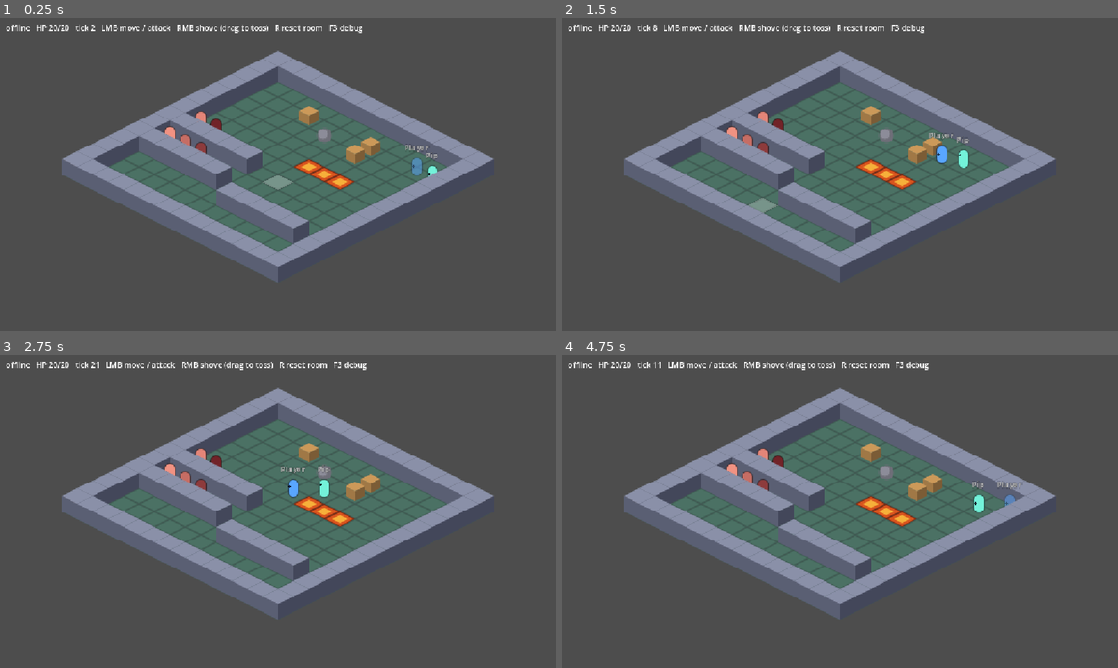
Above: before the commit, frames 1-4 (two rows, left to right).
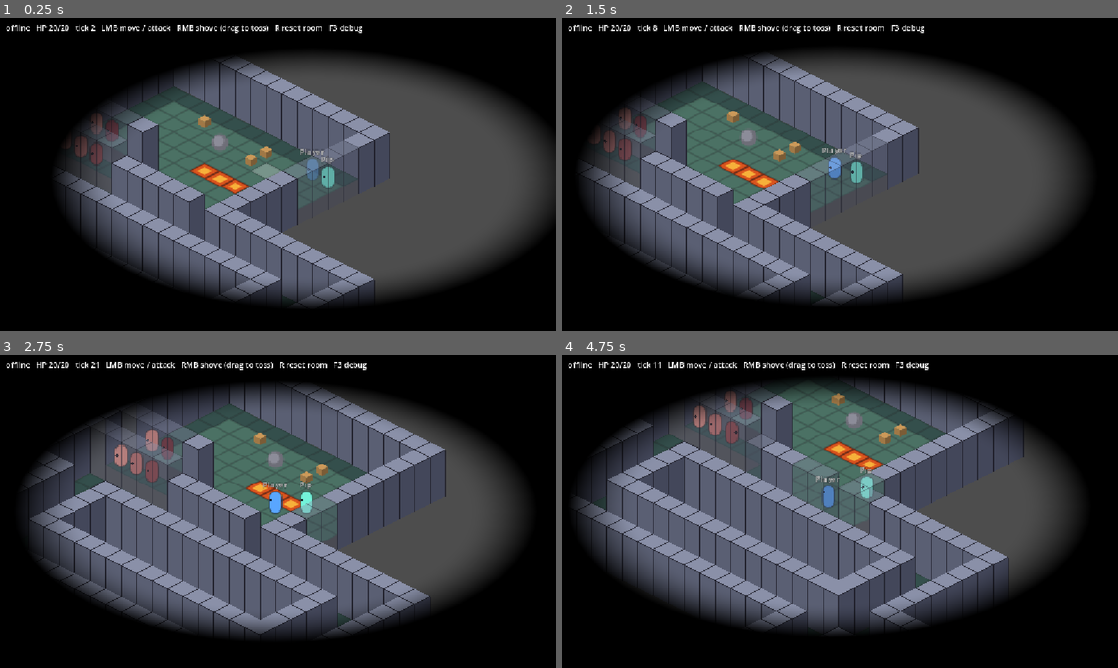
Above: after the commit, the same moments.

Repository: jeff-thinklightn-ing/psykinetic
Game: Godot game, scene res://main.tscn
Same seed, same stepped clock (60 frames per second), same inputs: the game is played once before the commit and once after it.
Inputs (mouse positions are in pixels of both pictures, inside the frame that each line leads up to):
- Up to frame 1 (0.25 s): no input
- Up to frame 2 (1.5 s): move the mouse to (962, 158) at 0.52 s; tap R at 0.6 s; click (962, 158) at 0.67 s; drag from (728, 190) to (812, 237) at 1.27 s
- Up to frame 3 (2.75 s): move the mouse to (333, 442) at 2.02 s; tap 9 at 2.1 s; click (333, 442) at 2.17 s
- Up to frame 4 (4.75 s): drag from (812, 574) to (673, 464) at 2.77 s; move the mouse to (1006, 558) at 3.52 s; tap R at 3.6 s; click (1006, 558) at 3.67 s; drag from (673, 464) to (756, 433) at 4.27 s

The runs differ from the first frame. In frame 1, 78% of the frame differs, in the area x 0-100%, y 0-100%; in frame 2, 80%; in frame 3, 80%; in frame 4, 80%.

Commit message:
Scale and space pass: one size table, drawn walls, 48x36 map, camera, fade
Sizes in tile heights in Iso.HEIGHTS (characters 1.5, walls 3, crates 0.8,
barrels 0.9, boulder 1.2); EntityFactory scales sprites to it. Walls are
WallBlocks drawn per tile with faces chosen from neighbours, translucent
while they would hide an entity; floor in front of a wall is shaded. The
map grows to 48x36 with the old room as a chamber and two corridors that
bend out of view; every tested tile is unchanged. The camera eases after
the local player; a distance fade blacks out beyond 12 tiles.
--screenshot=<path> saves the window on test exit.

CHANGELOG: v0.1.10

Co-Authored-By: Claude Fable 5.1 <noreply@anthropic.com>

Diff:
--- /dev/null
+++ b/art/barrel.svg
@@ -0,0 +1,8 @@
+<svg xmlns="http://www.w3.org/2000/svg" width="14" height="20" viewBox="0 0 14 20">
+  <!-- White so instances can tint it with modulate. The footprint is the bottom ellipse. -->
+  <ellipse cx="7" cy="16" rx="6.5" ry="3.5" fill="#9a9a9a"/>
+  <rect x="0.5" y="4" width="13" height="12" fill="#c8c8c8"/>
+  <rect x="0.5" y="7" width="13" height="1.5" fill="#8a8a8a"/>
+  <rect x="0.5" y="12" width="13" height="1.5" fill="#8a8a8a"/>
+  <ellipse cx="7" cy="4" rx="6.5" ry="3.5" fill="#ffffff" stroke="#000000" stroke-opacity="0.35"/>
+</svg>
--- a/entities/entity_factory.gd
+++ b/entities/entity_factory.gd
@@ -6,10 +6,10 @@
 ##
 ##   script   which GridEntity subclass to attach ("res://sim/monster.gd");
 ##            missing or not a GridEntity: the base class, logged once
-##   shape    "capsule" | "cube" | "sphere" | "slab" | "flat"; anything else
-##            is drawn as a capsule and logged once
+##   shape    "capsule" | "cube" | "barrel" | "sphere" | "slab" | "flat";
+##            anything else is drawn as a capsule and logged once
 ##   tint     Color for the sprite (optional)
-##   scale    uniform float (optional, 1.0)
+##   scale    uniform float on top of the shape's size (optional, 1.0)
 ##   label    name drawn over the sprite (optional)
 ##   name     node name
 ##   tile     start tile
@@ -26,14 +26,17 @@
 ## Bump when the meaning of a spawn spec changes in a way an older client
 ## would get wrong. Part of Net.protocol().
 const SPEC_VERSION := 2
-## Placeholder art per shape, and where the sprite sits so its feet are on
-## the tile. Shapes with a face get the small facing pip.
+## Placeholder art per shape. Each sprite is scaled so it stands
+## Iso.HEIGHTS[shape] tile heights tall, and placed so the texture row
+## "foot" (where the body meets the ground) sits on the tile's centre.
+## Shapes with a face get the small facing pip.
 const SHAPES := {
-	"capsule": {"texture": preload("res://art/capsule.svg"), "offset": Vector2(0, -8), "facing": true},
-	"cube": {"texture": preload("res://art/crate.svg"), "offset": Vector2(0, -5), "facing": false},
-	"sphere": {"texture": preload("res://art/sphere.svg"), "offset": Vector2(0, -6), "facing": false},
-	"slab": {"texture": preload("res://art/slab.svg"), "offset": Vector2(0, -3), "facing": false},
-	"flat": {"texture": preload("res://art/flat.svg"), "offset": Vector2(0, 0), "facing": false},
+	"capsule": {"texture": preload("res://art/capsule.svg"), "foot": 18.0, "facing": true},
+	"cube": {"texture": preload("res://art/crate.svg"), "foot": 15.0, "facing": false},
+	"barrel": {"texture": preload("res://art/barrel.svg"), "foot": 16.0, "facing": false},
+	"sphere": {"texture": preload("res://art/sphere.svg"), "foot": 9.5, "facing": false},
+	"slab": {"texture": preload("res://art/slab.svg"), "foot": 10.0, "facing": false},
+	"flat": {"texture": preload("res://art/flat.svg"), "foot": 5.0, "facing": false},
 }
 
 static var _warned: Dictionary[String, bool] = {}
@@ -48,8 +51,11 @@
 
 	var shape := shape_for(spec)
 	var sprite: Sprite2D = entity.get_node("Sprite")
-	sprite.texture = shape["texture"]
-	sprite.position = shape["offset"]
+	var texture: Texture2D = shape["texture"]
+	sprite.texture = texture
+	var size := Iso.height_px(shape_name_for(spec)) / texture.get_height()
+	sprite.scale = Vector2(size, size)
+	sprite.position = Vector2(0, -(float(shape["foot"]) - texture.get_height() * 0.5) * size)
 	if shape["facing"]:
 		var pip := Polygon2D.new()
 		pip.name = "Facing"
@@ -112,6 +118,12 @@
 	return SHAPES[DEFAULT_SHAPE]
 
 
+## The SHAPES key a spec resolves to (DEFAULT_SHAPE for an unknown one).
+static func shape_name_for(spec: Dictionary) -> String:
+	var shape := str(spec.get("shape", DEFAULT_SHAPE))
+	return shape if SHAPES.has(shape) else DEFAULT_SHAPE
+
+
 ## The short type name for logs: "monster" for res://sim/monster.gd.
 static func type_name(spec: Dictionary) -> String:
 	var path := str(spec.get("script", ""))
--- a/main.gd
+++ b/main.gd
@@ -6,24 +6,53 @@
 const FLOOR_SOURCE := 0
 const WALL_SOURCE := 1
 const FIRE_SOURCE := 2
+## Floor in front of a wall (the wall to its -x or -y side) is drawn darker.
+const SHADED_FLOOR := Color(0.7, 0.7, 0.76)
+## Camera: the fraction of the remaining distance to the player closed per
+## second, as an exponential rate. Higher is tighter.
+const CAMERA_FOLLOW_RATE := 6.0
+## Where the camera starts (and stays on a dedicated server): the chamber.
+const CHAMBER_CENTRE := Vector2i(6, 6)
 ## 14x14. '#' wall, '.' floor, '~' fire. The corridor is row 8, x 1..5, with
 ## its dead end at x 1. Under the wall at row 10, rows 11-12 x 7..11 are a
 ## two-wide passage open at both ends, where two players can pass each other.
 const LEVEL: Array[String] = [
-	"##############",
-	"#............#",
-	"#............#",
-	"#............#",
-	"#............#",
-	"#......~~~...#",
-	"#............#",
-	"######.......#",
-	"#............#",
-	"######.......#",
-	"#......#####.#",
-	"#............#",
-	"#............#",
-	"##############",
+	"##############                                  ",
+	"#............#                                  ",
+	"#............#                                  ",
+	"#............#                                  ",
+	"#............#                                  ",
+	"#......~~~...#                                  ",
+	"#............#                                  ",
+	"######.......#                                  ",
+	"#............#                                  ",
+	"######.......#                                  ",
+	"#......#####.##########                         ",
+	"#.....................#                         ",
+	"#.....................#                         ",
+	"###..###############..#                         ",
+	"  #..#             #..#                         ",
+	"  #..#             #..#                         ",
+	"  #..#             #..#                         ",
+	"  #..###############..##########                ",
+	"  #............................#                ",
+	"  #............................#                ",
+	"  ##################..#######..#                ",
+	"                   #..#     #..#                ",
+	"                   #..#     #..#                ",
+	"                   #..#     #..#                ",
+	"                   #..#     #..#                ",
+	"                   #..#     #..#                ",
+	"                   #..#     #..#                ",
+	"                   #..#     #..#                ",
+	"                   #..#     #..#                ",
+	"                   #..#     #..#                ",
+	"                   #..#     #..#                ",
+	"                   ####     #..#                ",
+	"                            #..#                ",
+	"                            #..#                ",
+	"                            #..#                ",
+	"                            ####                ",
 ]
 const MONSTER := "res://sim/monster.gd"
 const PUSHABLE := "res://sim/pushable.gd"
@@ -44,7 +73,7 @@
 	{"script": PUSHABLE, "shape": "cube", "name": "Crate2", "tile": Vector2i(8, 3), "tint": Color(0.8, 0.6, 0.35)},
 	{"script": PUSHABLE, "shape": "cube", "name": "Crate3", "tile": Vector2i(4, 2), "tint": Color(0.8, 0.6, 0.35)},
 	{"script": PUSHABLE, "shape": "sphere", "name": "Boulder", "tile": Vector2i(6, 3), "tint": Color(0.55, 0.55, 0.6),
-		"scale": 1.4, "props": {"mass": 200.0, "body_material": GridEntity.BodyMaterial.STONE}},
+		"props": {"mass": 200.0, "body_material": GridEntity.BodyMaterial.STONE}},
 ]
 ## A joining peer's player takes the first of these that is free.
 const PLAYER_STARTS: Array[Vector2i] = [
@@ -131,6 +160,9 @@
 @onready var hud: Label = $HUD/Label
 @onready var debug_overlay: Label = $HUD/Debug
 @onready var toss_aim: Line2D = $TossAim
+@onready var fade: DistanceFade = $Fade
+## Every wall block, for the per-frame see-through check.
+var _wall_blocks: Array[WallBlock] = []
 
 
 func _ready() -> void:
@@ -140,8 +172,8 @@
 			Iso.tile_to_local(probe), ground.map_to_local(probe)])
 
 	_paint_level()
-	var last_tile := Vector2i(LEVEL[0].length() - 1, LEVEL.size() - 1)
-	camera.position = (Iso.tile_to_local(Vector2i.ZERO) + Iso.tile_to_local(last_tile)) * 0.5
+	camera.position = Iso.tile_to_local(CHAMBER_CENTRE)
+	fade.visible = false
 
 	# Every peer builds entities the same way; only the server decides when.
 	spawner.spawn_function = _build_entity
@@ -196,7 +228,9 @@
 	Net.message_received.connect(_on_message)
 
 
-func _process(_delta: float) -> void:
+func _process(delta: float) -> void:
+	_follow_player(delta)
+	_reveal_behind_walls()
 	var hovered := _entity_under_mouse()
 	var tile := hovered.tile if hovered != null else _mouse_tile()
 	cursor.visible = World.is_walkable(tile)
@@ -304,6 +338,35 @@
 	var tip := tail + along * TOSS_AIM_LENGTH
 	toss_aim.points = PackedVector2Array([
 		tail, tip, tip + along.rotated(2.6) * 7.0, tip, tip + along.rotated(-2.6) * 7.0])
+
+
+## A wall block that would hide an entity is drawn translucent while it does.
+func _reveal_behind_walls() -> void:
+	if DisplayServer.get_name() == "headless":
+		return
+	var tiles: Array[Vector2i] = []
+	for entity in World.get_entities():
+		if entity.spawned:
+			tiles.append(entity.tile)
+	for block in _wall_blocks:
+		var covering := false
+		for tile in tiles:
+			if block.hides(tile):
+				covering = true
+				break
+		block.set_see_through(covering)
+
+
+## The camera eases toward the local player, a little behind it; the fade
+## sits on it. With no player (dedicated server, dead) both stay put.
+func _follow_player(delta: float) -> void:
+	var player := _local_player()
+	if player == null:
+		return
+	var rate := 1.0 - exp(-CAMERA_FOLLOW_RATE * delta)
+	camera.position = camera.position.lerp(player.position, rate)
+	fade.position = player.position
+	fade.visible = true
 
 
 ## The player this peer's input controls, or null (dedicated server, dead,
@@ -345,14 +408,39 @@
 	return Iso.local_to_tile(ground.to_local(get_global_mouse_position()))
 
 
+## The map: "." floor, "~" fire, "#" wall, " " nothing. Floor and fire go
+## on the Ground layer; walls go on the (hidden) Walls layer, which is what
+## World reads, and are drawn as WallBlocks in the Y-sorted layer so they
+## stand in front of what is behind them.
 func _paint_level() -> void:
+	var floor_source := ground.tile_set.get_source(FLOOR_SOURCE) as TileSetAtlasSource
+	var shaded := floor_source.create_alternative_tile(Vector2i.ZERO)
+	floor_source.get_tile_data(Vector2i.ZERO, shaded).modulate = SHADED_FLOOR
+	walls.visible = false
 	for y in LEVEL.size():
 		for x in LEVEL[y].length():
 			var tile := Vector2i(x, y)
-			var symbol := LEVEL[y][x]
-			ground.set_cell(tile, FIRE_SOURCE if symbol == "~" else FLOOR_SOURCE, Vector2i.ZERO)
-			if symbol == "#":
-				walls.set_cell(tile, WALL_SOURCE, Vector2i.ZERO)
+			match _symbol_at(tile):
+				"~":
+					ground.set_cell(tile, FIRE_SOURCE, Vector2i.ZERO)
+				".":
+					var in_front_of_wall := _symbol_at(tile + Vector2i(-1, 0)) == "#" \
+							or _symbol_at(tile + Vector2i(0, -1)) == "#"
+					ground.set_cell(tile, FLOOR_SOURCE, Vector2i.ZERO, shaded if in_front_of_wall else 0)
+				"#":
+					walls.set_cell(tile, WALL_SOURCE, Vector2i.ZERO)
+					var block := WallBlock.new()
+					block.name = "Wall_%d_%d" % [x, y]
+					$YSort.add_child(block)
+					block.setup(tile, func(at: Vector2i) -> bool: return _symbol_at(at) == "#")
+					_wall_blocks.append(block)
+
+
+## The map symbol at [param tile]; " " outside the map.
+func _symbol_at(tile: Vector2i) -> String:
+	if tile.y < 0 or tile.y >= LEVEL.size() or tile.x < 0 or tile.x >= LEVEL[tile.y].length():
+		return " "
+	return LEVEL[tile.y][tile.x]
 
 
 # --- Server: level and players ------------------------------------------------
@@ -1130,6 +1218,10 @@
 
 
 func _on_test_exit() -> void:
+	if Net.screenshot_path != "":
+		var image := get_viewport().get_texture().get_image()
+		var error := image.save_png(Net.screenshot_path)
+		print("[test] screenshot %s: %s" % [Net.screenshot_path, "saved" if error == OK else error_string(error)])
 	print("[test] final tick=%d entities=%d occupancy_consistent=%s" % [
 		World.tick, World.get_entities().size(), World.is_occupancy_consistent()])
 	var player := _local_player()
--- a/main.tscn
+++ b/main.tscn
@@ -2,6 +2,7 @@
 
 [ext_resource type="Script" path="res://main.gd" id="1_main"]
 [ext_resource type="TileSet" path="res://art/tileset.tres" id="2_tileset"]
+[ext_resource type="Script" path="res://render/fade.gd" id="3_fade"]
 
 [node name="Main" type="Node2D"]
 script = ExtResource("1_main")
@@ -32,6 +33,10 @@
 width = 2.0
 default_color = Color(1, 0.9, 0.3, 0.9)
 
+[node name="Fade" type="Node2D" parent="."]
+z_index = 20
+script = ExtResource("3_fade")
+
 [node name="Camera" type="Camera2D" parent="."]
 zoom = Vector2(2, 2)
 
--- a/net/net.gd
+++ b/net/net.gd
@@ -35,6 +35,7 @@
 ##   --test-contest=<x>,<y>,<tick> at that server tick, order the local player to tile (x, y)
 ##   --test-reset=<tick>          at that server tick, ask for a room reset as the R key does
 ##   --test-exit-after=<seconds>  quit after this long
+##   --screenshot=<path>          save the window as PNG when --test-exit-after quits
 ##   --test-version=<x.y.z>       client: claim this version instead of the real one
 ##   --test-protocol=<s>          client: claim this build fingerprint instead of the real one
 ##
@@ -125,6 +126,7 @@
 var test_contest_tick := 0
 var test_reset_tick := 0
 var test_exit_after := 0.0
+var screenshot_path := ""
 
 var mispredicts_total := 0
 var snaps_total := 0
@@ -545,7 +547,8 @@
 				player_reset = false
 			"--address", "--port", "--state", "--admin-port", "--token", "--settings", "--player-id", "--name", \
 					"--llm-url", "--llm-model", \
-					"--test-move", "--test-contest", "--test-reset", "--test-exit-after", "--test-version", "--test-protocol":
+					"--test-move", "--test-contest", "--test-reset", "--test-exit-after", "--test-version", "--test-protocol", \
+					"--screenshot":
 				if not has_value and i + 1 < args.size():
 					i += 1
 					value = args[i]
@@ -594,3 +597,5 @@
 			test_reset_tick = value.to_int()
 		"--test-exit-after":
 			test_exit_after = value.to_float()
+		"--screenshot":
+			screenshot_path = value
--- /dev/null
+++ b/render/fade.gd
@@ -0,0 +1,43 @@
+class_name DistanceFade
+extends Node2D
+## Darkness beyond a distance from the local player: clear out to
+## CLEAR_TILES, fading to black by BLACK_TILES, black beyond. Drawn as rings
+## in tile distance, which on the 2:1 diamond grid is an ellipse on screen.
+## Presentation only: it is moved to the player every frame and knows
+## nothing about the sim. Not a lighting system.
+
+const CLEAR_TILES := 9.0
+const BLACK_TILES := 12.0
+const RINGS := 12
+const SEGMENTS := 48
+## Far enough to cover any window at any zoom.
+const BEYOND := 6000.0
+
+
+func _ready() -> void:
+	# A circle of tile radius r is an ellipse of r * 16 * sqrt(2) by half that.
+	scale = Vector2(1.0, 0.5)
+	queue_redraw()
+
+
+func _draw() -> void:
+	var unit := Iso.HALF.x * sqrt(2.0)  # Screen x per tile of distance.
+	var inner := CLEAR_TILES * unit
+	var outer := BLACK_TILES * unit
+	for ring in RINGS:
+		var a0 := float(ring) / RINGS
+		var a1 := float(ring + 1) / RINGS
+		_ring(lerpf(inner, outer, a0), lerpf(inner, outer, a1), ease(a0, 1.6), ease(a1, 1.6))
+	_ring(outer, BEYOND, 1.0, 1.0)
+
+
+func _ring(r0: float, r1: float, alpha0: float, alpha1: float) -> void:
+	var c0 := Color(0, 0, 0, alpha0)
+	var c1 := Color(0, 0, 0, alpha1)
+	for i in SEGMENTS:
+		var a := TAU * i / SEGMENTS
+		var b := TAU * (i + 1) / SEGMENTS
+		var p0 := Vector2(cos(a), sin(a))
+		var p1 := Vector2(cos(b), sin(b))
+		draw_polygon(PackedVector2Array([p0 * r0, p1 * r0, p1 * r1, p0 * r1]),
+				PackedColorArray([c0, c0, c1, c1]))
--- /dev/null
+++ b/render/wall_block.gd
@@ -0,0 +1,80 @@
+class_name WallBlock
+extends Node2D
+## One wall tile drawn as a block: a top face and whichever of the two
+## camera-facing sides (+x, south-east on screen; +y, south-west) are not
+## hidden by a neighbouring wall. Adjacent blocks therefore join into
+## continuous walls, and corners, end caps and straight runs fall out of the
+## neighbours with no tile choosing of their own. Placeholder colours; no
+## texture.
+##
+## A block three tiles tall hides what stands behind it, so while any entity
+## is in the region it covers, the block is drawn translucent (Main asks
+## hides() each frame). Otherwise walls are solid.
+
+const TOP := Color(0.54, 0.565, 0.66)
+const SIDE_Y := Color(0.353, 0.373, 0.45)  # +y face, lit side.
+const SIDE_X := Color(0.263, 0.278, 0.353)  # +x face, shaded side.
+const EDGE := Color(0.12, 0.12, 0.16, 0.8)
+const SEE_THROUGH_ALPHA := 0.4
+## The block's height in rows of (x + y): each row is HALF.y of screen height.
+const ROWS_TALL := int(Iso.HEIGHTS["wall"] * 2)
+
+var tile := Vector2i.ZERO
+## Faces: which sides are exposed; rims: which top edges border no wall.
+var face_x := true
+var face_y := true
+var rim_minus_x := true  # Top edge along the north-east side.
+var rim_minus_y := true  # Top edge along the north-west side.
+
+
+## [param wall_at] answers whether a tile holds a wall; the four neighbours
+## of [param at] decide the faces.
+func setup(at: Vector2i, wall_at: Callable) -> void:
+	tile = at
+	position = Iso.tile_to_local(at)
+	face_x = not wall_at.call(at + Vector2i(1, 0))
+	face_y = not wall_at.call(at + Vector2i(0, 1))
+	rim_minus_x = not wall_at.call(at + Vector2i(-1, 0))
+	rim_minus_y = not wall_at.call(at + Vector2i(0, -1))
+	queue_redraw()
+
+
+## Would this block be drawn over something standing on [param other]? The
+## block covers its own screen column (one tile either side) from its tile
+## up to its top, ROWS_TALL rows of x + y above.
+func hides(other: Vector2i) -> bool:
+	var d := other - tile
+	return d.x <= 0 and d.y <= 0 and d != Vector2i.ZERO \
+			and d.x + d.y >= -ROWS_TALL and absi(d.x - d.y) <= 1
+
+
+func set_see_through(on: bool) -> void:
+	modulate.a = SEE_THROUGH_ALPHA if on else 1.0
+
+
+func _draw() -> void:
+	var h := Iso.height_px("wall")
+	var up := Vector2(0, -h)
+	# Diamond corners, clockwise from the north point.
+	var n := Vector2(0, -Iso.HALF.y)
+	var e := Vector2(Iso.HALF.x, 0)
+	var s := Vector2(0, Iso.HALF.y)
+	var w := Vector2(-Iso.HALF.x, 0)
+	if face_y:
+		draw_colored_polygon(PackedVector2Array([w, s, s + up, w + up]), SIDE_Y)
+	if face_x:
+		draw_colored_polygon(PackedVector2Array([s, e, e + up, s + up]), SIDE_X)
+	draw_colored_polygon(PackedVector2Array([n + up, e + up, s + up, w + up]), TOP)
+	# Rims on the top face where it ends, and the vertical edges of open faces.
+	if face_y:
+		draw_line(w + up, s + up, EDGE)
+		draw_line(w, w + up, EDGE)
+	if face_x:
+		draw_line(s + up, e + up, EDGE)
+		draw_line(e, e + up, EDGE)
+	if face_x or face_y:
+		draw_line(s, s + up, EDGE)
+	if rim_minus_x:
+		draw_line(n + up, e + up, EDGE)
+	if rim_minus_y:
+		draw_line(w + up, n + up, EDGE)
--- a/sim/iso.gd
+++ b/sim/iso.gd
@@ -5,6 +5,25 @@
 
 const TILE_SIZE := Vector2i(32, 16)
 const HALF := Vector2(16, 8)
+
+## How tall things are drawn, in tile heights (one tile height = TILE_SIZE.y
+## pixels on screen before camera zoom). The only place a size is stated:
+## entity sprites are scaled to these by EntityFactory, walls drawn to
+## theirs by WallBlock. Keyed by shape; "wall" is the wall block.
+const HEIGHTS := {
+	"capsule": 1.5,  # characters: players, imps, companions
+	"wall": 3.0,
+	"cube": 0.8,     # crates
+	"barrel": 0.9,
+	"sphere": 1.2,   # the boulder
+	"slab": 0.4,
+	"flat": 0.1,
+}
+
+
+## Drawn height of [param what] (a HEIGHTS key) in pixels.
+static func height_px(what: String) -> float:
+	return float(HEIGHTS[what]) * TILE_SIZE.y
 
 
 ## Centre of [param tile] in the TileMapLayer's local space.
--- a/tests/respawn_test.gd
+++ b/tests/respawn_test.gd
@@ -162,7 +162,7 @@
 			"and is the map's tan cube, not a bare white one")
 	var boulder := _slot_entity(8)
 	_check(boulder != null and boulder.tile == Vector2i(9, 9), "the boulder is where the snapshot left it")
-	_check(boulder != null and boulder.spawn_spec.get("shape") == "sphere" and boulder.spawn_spec.get("scale") == 1.4
+	_check(boulder != null and boulder.spawn_spec.get("shape") == "sphere"
 			and boulder.mass == 200.0 and boulder.body_material == GridEntity.BodyMaterial.STONE,
 			"and is the map's round stone boulder, not a crate")
 	var stray: GridEntity = World.get_entity_at(Vector2i(10, 4))
Not shown, added: art/barrel.svg.import
Not shown, added: render/fade.gd.uid
Not shown, added: render/wall_block.gd.uid
Not shown, changed: CHANGELOG.md
Not shown, changed: docs/decisions.md
Not shown, changed: docs/design.md
